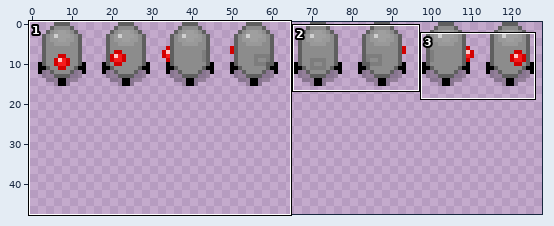
Edited in one commit: sprite sheet (resources/art/laser_turret3.png). Above, an overview of the earlier version with the close-up marked.
Close-up. Before:
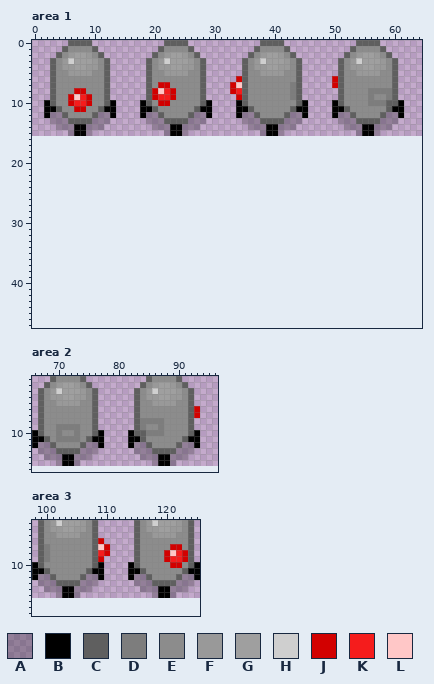
The file is 128x16 pixels. Colours within 5 levels of each other are drawn and written as one. Shown: area 1: x 0..64, y 0..47; area 2: x 66..96, y 1..16; area 3: x 98..125, y 3..18. The old version is drawn lined up with the new one, on the new canvas.
Palette (. is transparent): A #00000040  B #000000  C #5f5f5f  D #7d7d7d  E #8c8c8c  F #999999  G #9f9f9f  H #cfcfcf  J #d20000  K #f51c1c  L #ffc7c7
Pixels before, area 1 (only the part around the change), first column x 0:
 0 ......CCCC............CCCC............CCCC............CCCC.......
 1 .....CEEEEC..........CEEEEC..........CEEEEC..........CEEEEC......
 2 ....CEFGGFEC........CEFGGFEC........CEFGGFEC........CEFGGFEC.....
 3 ...CEFHGGGFEC......CEFHGGGFEC......CEFHGGGFEC......CEFHGGGFEC....
 4 ...CEFFGGFFEC......CEFFGGFFEC......CEFFGGFFEC......CEFFGGFFEC....
 5 ...CEEFFFFEEC......CEEFFFFEEC......CEEFFFFEEC......CEEFFFFEEC....
 6 ...CEEEEEEEEC......CEEEEEEEEC.....JCEEEEEEEEC.....JCEEEEEEEEC....
 7 ...CEEEEEEEEC......CEJJEEEEEC....JLCEEEEEEEDC.....JCEEEEEEEEC....
 8 ...CEEEJJEEEC......CJLKJEEEEC....JKCEEEEEEEDC......CEEEEDDDDC....
 9 ...CEEJLKJEEC......CJKKJEEEEC.....JCEEEEEEEDC......CEEEEDEEDC....
10 ..BCEEJKKJEECB....BCEJJEEEEECB....BCEEEEEEEECB....BCEEEEDDDCCB...
11 ..BBCEEJJEECBB....BBCEEEEEECBB....BBCEEEEEECBB....BBCEEEEEECBB...
12 ..BAACEEEECAAB....BAACEEEECAAB....BAACEEEECAAB....BAACEEEECAAB...
13 ...AAACCCCAAA......AAACCCCAAA......AAACCCCAAA......AAACCCCAAA....
14 ....AAABBAAA........AAABBAAA........AAABBAAA........AAABBAAA.....
15 ......ABBA............ABBA............ABBA............ABBA.......
16 .................................................................
17 .................................................................
18 .................................................................
19 .................................................................
20 .................................................................
21 .................................................................
22 .................................................................
23 .................................................................
24 .................................................................
25 .................................................................
26 .................................................................
27 .................................................................
28 .................................................................
29 .................................................................
30 .................................................................
31 .................................................................
32 .................................................................
33 .................................................................
34 .................................................................
35 .................................................................
36 .................................................................
37 .................................................................
38 .................................................................
39 .................................................................
40 .................................................................
41 .................................................................
42 .................................................................
43 .................................................................
44 .................................................................
45 .................................................................
46 .................................................................
47 .................................................................
Pixels before, area 2, first column x 66:
 1 ...CEEEEC..........CEEEEC...
 2 ..CEFGGFEC........CEFGGFEC..
 3 .CEFHGGGFEC......CEFHGGGFEC.
 4 .CEFFGGFFEC......CEFFGGFFEC.
 5 .CEEFFFFEEC......CEEFFFFEEC.
 6 .CEEEEEEEEC......CEEEEEEEECJ
 7 .CEEEEEEEEC......CEEEEEEEECJ
 8 .CEEEEEEEEC......CDDDDEEEEC.
 9 .CEEDDDDEEC......CDEEDEEEEC.
10 BCEEDEEDEECB....BCCDDDEEEECB
11 BBCEDDDDECBB....BBCEEEEEECBB
12 BAACEEEECAAB....BAACEEEECAAB
13 .AAACCCCAAA......AAACCCCAAA.
14 ..AAABBAAA........AAABBAAA..
15 ....ABBA............ABBA....
Pixels before, area 3, first column x 98:
 3 .CEFHGGGFEC......CEFHGGGFEC.
 4 .CEFFGGFFEC......CEFFGGFFEC.
 5 .CEEFFFFEEC......CEEFFFFEEC.
 6 .CEEEEEEEECJ.....CEEEEEEEEC.
 7 .CDEEEEEEECLJ....CEEEEEJJEC.
 8 .CDEEEEEEECKJ....CEEEEJLKJC.
 9 .CDEEEEEEECJ.....CEEEEJKKJC.
10 BCEEEEEEEECB....BCEEEEEJJECB
11 BBCEEEEEECBB....BBCEEEEEECBB
12 BAACEEEECAAB....BAACEEEECAAB
13 .AAACCCCAAA......AAACCCCAAA.
14 ..AAABBAAA........AAABBAAA..
15 ....ABBA............ABBA....
Now the later version:
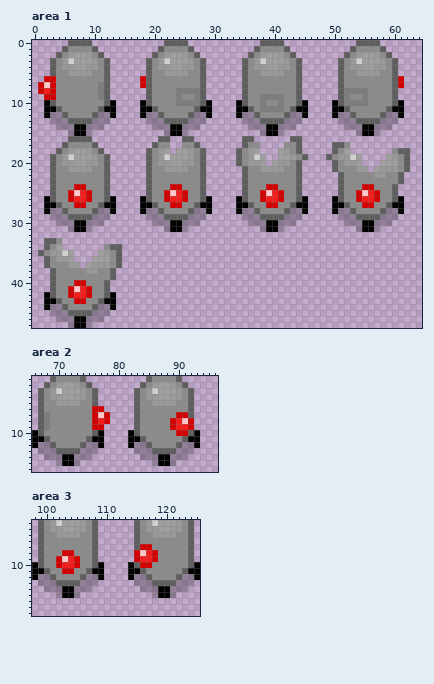
Author's note on the commit: making laser turret rotation sprites work
Change:
canvas 128x16 -> 128x48
Changed rows in their new state; - is an unchanged pixel.
Area 1:
first column x 1:
 6 -JJ--------------J---------------.---------------.----------J
 7 JLJ-------D------J--EE----------..--------E------.----------J
 8 JKJ---EE--D--------EEEEDDDD-----..--------E--------DDDDEEEE--
 9 -JJ--EEEE-D--------EEEED--D------.---DDDD-E--------D--DE--E--
10 -----EEEE-----------EE-DDDD----------D--D----------DDDDEEEE--
11 ------EE-----------------------------DDDD--------------------
first column x 1:
16 -----CCCC-----------CC--CC--------CC------CC------------------
17 ----CEEEEC---------CEE--EEC-------CEE----EEC-----CCE----------
18 ---CEFGGFEC-------CEFG-GGFEC-----CEFG---GFEC-----CEG-------ECC
19 --CEFHGGGFEC------CEFHGGGFEC-----CEFHG--GGFEC---CEFFHG----GFEC
20 --CEFFGGFFEC------CEFFGGFFEC-----CEFFG-GFFEC-----CEFFG---GGGEC
21 --CEEFFFFEEC------CEEFFFFEEC------CEEFFFFEEC-----CEEEFF-GFFFEC
22 --CEEEEEEEEC------CEEEEEEEEC------CEEEEEEEEC------CEEEEEFFEEC-
23 --CEEEEEEEEC------CEEEEEEEEC------CEEEEEEEEC------CEEEEEEEEEC-
24 --CEEEJJEEEC------CEEEJJEEEC------CEEEJJEEEC------CEEEJJEEEC--
25 --CEEJLKJEEC------CEEJLKJEEC------CEEJLKJEEC------CEEJLKJEEC--
26 -BCEEJKKJEECB----BCEEJKKJEECB----BCEEJKKJEECB----BCEEJKKJEECB-
27 -BBCEEJJEECBB----BBCEEJJEECBB----BBCEEJJEECBB----BBCEEJJEECBB-
28 -BAACEEEECAAB----BAACEEEECAAB----BAACEEEECAAB----BAACEEEECAAB-
29 --AAACCCCAAA------AAACCCCAAA------AAACCCCAAA------AAACCCCAAA--
30 ---AAABBAAA--------AAABBAAA--------AAABBAAA--------AAABBAAA---
31 -----ABBA------------ABBA------------ABBA------------ABBA-----
33 -CCE----------------------------------------------------------
34 -CEG-------ECC------------------------------------------------
35 CEFFHG----GFEC------------------------------------------------
36 -CEFFG---GGGEC------------------------------------------------
37 -CEEEFF-GFFFEC------------------------------------------------
38 --CEEEEEFFEEC-------------------------------------------------
39 --CEEEEEEEEEC-------------------------------------------------
40 --CEEEJJEEEC--------------------------------------------------
41 --CEEJLKJEEC--------------------------------------------------
42 -BCEEJKKJEECB-------------------------------------------------
43 -BBCEEJJEECBB-------------------------------------------------
44 -BAACEEEECAAB-------------------------------------------------
45 --AAACCCCAAA--------------------------------------------------
46 ---AAABBAAA---------------------------------------------------
47 -----ABBA-----------------------------------------------------
Area 2:
first column x 68:
 6 --------JJ---------------.
 7 D-------JLJ-----------JJ-.
 8 D-------JKJ-----EEEE-JKLJ-
 9 D-EEEE--JJ------E--E-JKKJ-
10 --E--E----------EEEE--JJ--
11 --EEEE--------------------
Area 3:
first column x 100:
 6 ---------.--------------
 7 E--------..-----JJ---EE-
 8 E--JJ----..----JLKJ-EEEE
 9 E-JLKJ---.-----JKKJ-EEEE
10 --JKKJ----------JJ---EE-
11 ---JJ-------------------
